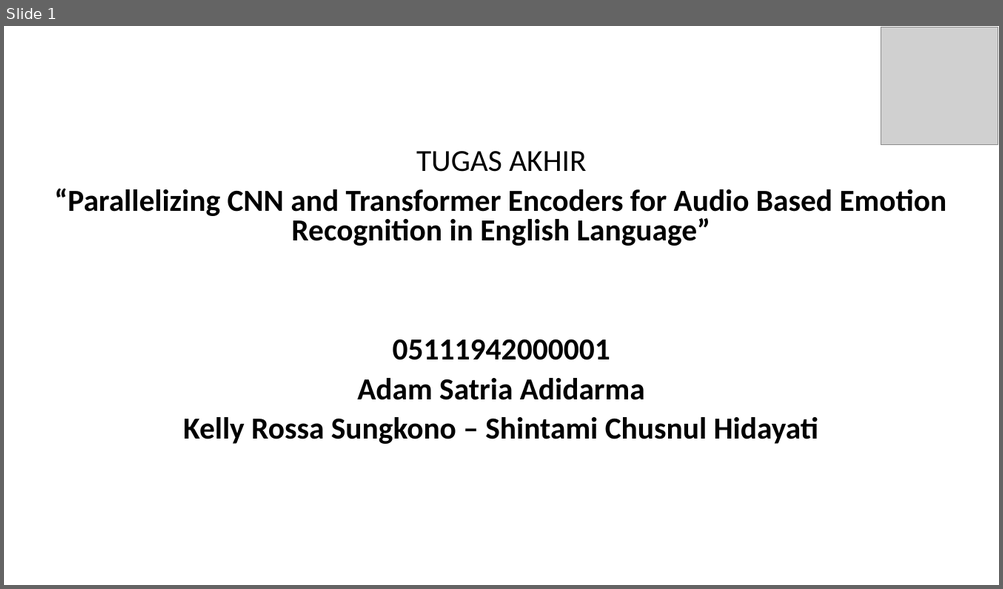
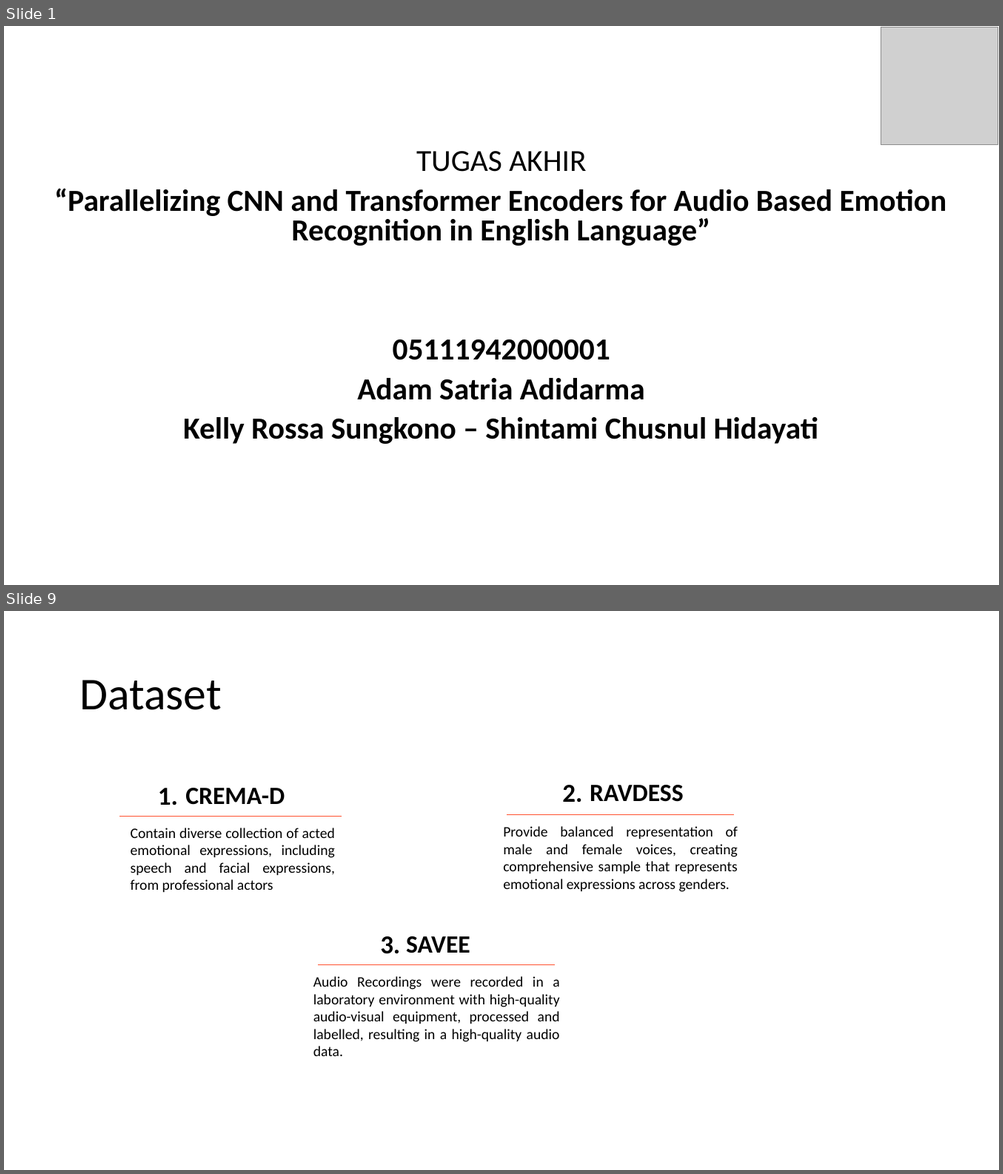
Before and after one commit to satria-ui/TugasAkhir2023, a slide deck: Template presentasi TA.pptx. Shown one above the other, each under a label of ours: slide 1 before the commit, slides 1 and 9 after it; the slides between them are not shown. The pictures are 1003x589 and 1003x1174 pixels, drawn with LibreOffice and Linux fonts; fonts in the diff are those of the drawing; grey boxes stand for pictures; background and template pictures are left out. Boxes give left, top, right and bottom in pixels: in the first picture for what was removed or moved away, otherwise in the second. Text is boxed around its words. In the diff, an @@ line names an element or a change of style, - is before the commit and + after.

```diff
--- a/Template presentasi TA.pptx
+++ b/Template presentasi TA.pptx
@@ slide 9 added at <box>4,611,999,1170</box>, background picture (left out) @@
@@ title added at <box>79,680,221,710</box>, 44 pt, text #000000 @@
+Dataset
@@ text added at <box>158,788,178,806</box>, 25 pt, text #000000, bold @@
+1.
@@ text added at <box>185,788,284,805</box>, 24 pt, text #000000, bold @@
+CREMA-D
@@ text added at <box>562,785,582,803</box>, 25 pt, text #000000, bold @@
+2.
@@ text added at <box>589,785,683,802</box>, 24 pt, text #000000, bold @@
+RAVDESS
@@ line added from (119, 816) to (342, 816), #FF512F 0.75 pt @@
@@ text added at <box>131,828,335,892</box>, 14 pt, text #000000 @@
+Contain diverse collection of acted emotional expressions, including speech and facial expressions, from professional actors
@@ text added at <box>503,826,737,892</box>, 14 pt, text #000000 @@
+Provide balanced representation of male and female voices, creating comprehensive sample that represents emotional expressions across genders.
@@ line added from (507, 815) to (734, 815), #FF512F 0.75 pt @@
@@ text added at <box>380,937,400,954</box>, 25 pt, text #000000, bold @@
+3.
@@ text added at <box>406,937,470,954</box>, 24 pt, text #000000, bold @@
+SAVEE
@@ line added from (318, 965) to (555, 965), #FF512F 0.75 pt @@
@@ text added at <box>313,977,560,1056</box>, 14 pt, text #000000 @@
+Audio Recordings were recorded in a laboratory environment with high-quality audio-visual equipment, processed and labelled, resulting in a high-quality audio data.
```
Also in this commit, not shown: 1 slide changed, 18 other slides added, 6 slides removed, 1 other file.
